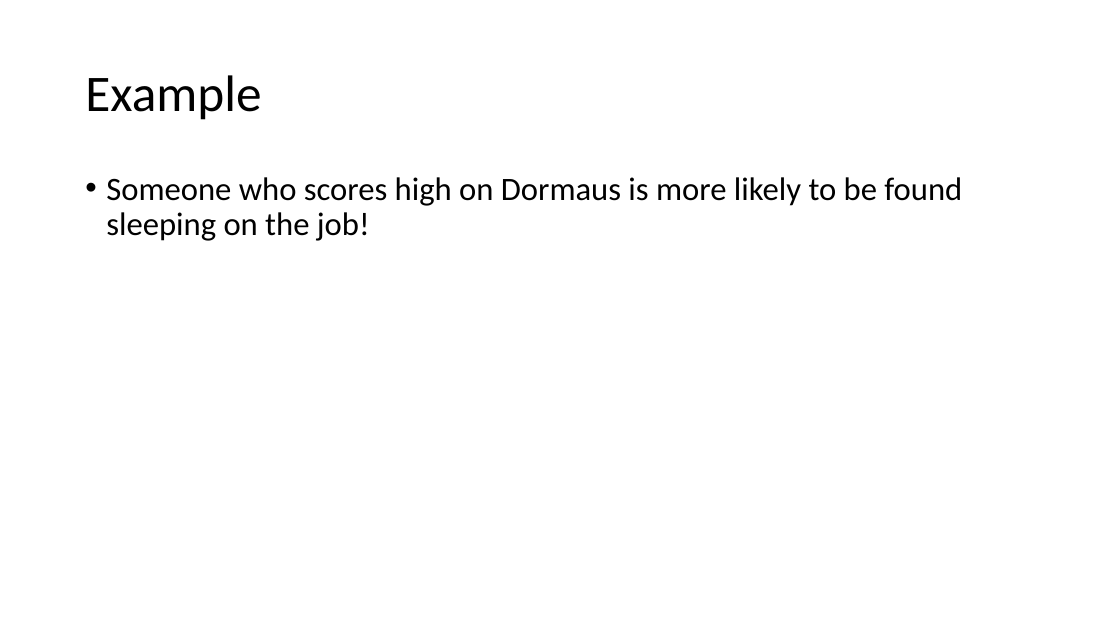
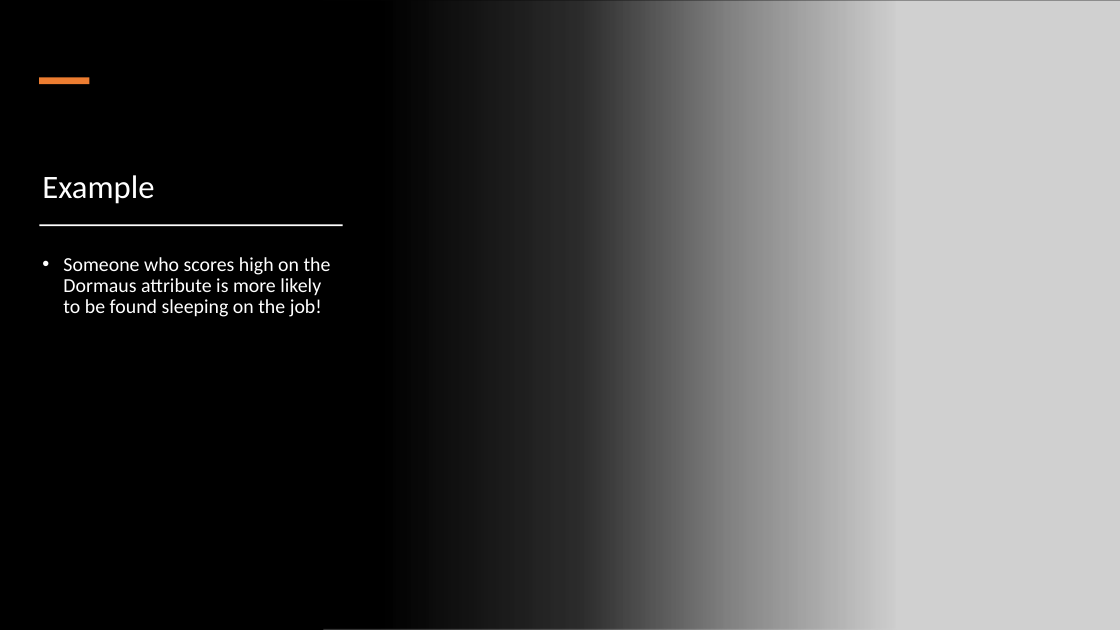
Before and after one commit to OliJimbo/Student_Materials, a slide deck: slide 7 of Week 7/Workshop/Week7_Hour2.pptx (slide 6 before the commit). Drawn at 1120x630 pixels with LibreOffice and Linux fonts; fonts in the diff are those of the drawing; grey boxes stand for pictures. Boxes give left, top, right and bottom in pixels: in the first picture for what was removed or moved away, otherwise in the second. Text is boxed around its words. In the diff, an @@ line names an element or a change of style, - is before the commit and + after.

Commit message:
add images to 7

```diff
--- a/Week 7/Workshop/Week7_Hour2.pptx
+++ b/Week 7/Workshop/Week7_Hour2.pptx
@@ background #FFFFFF to #000000 @@
@@ rectangle added at (0, 0, 897, 630), fill gradient #000000 @@
@@ picture added at (323, 0, 1120, 630) @@
@@ rectangle added at (39, 77, 89, 84), fill #ED7D31 @@
@@ title "Example": place and size @@
-title "Example" at (85, 75, 261, 120)
+title "Example" at (42, 175, 154, 204)
@@ title "Example" at (42, 175, 154, 204): size 44 to 28 pt, text colour #000000 to #FFFFFF; vertical alignment middle to bottom @@
@@ rectangle added at (39, 224, 343, 226), fill #FFFFFF @@
@@ text at (63, 257, 331, 317): text changed; size 28 to 17 pt; text colour #000000 to #FFFFFF @@
-• Someone who scores high on Dormaus is more likely to be found sleeping on the job!
+• Someone who scores high on the Dormaus attribute is more likely to be found sleeping on the job!
```
Also in this commit, not shown: 2 other slides changed, 1 slide added.
